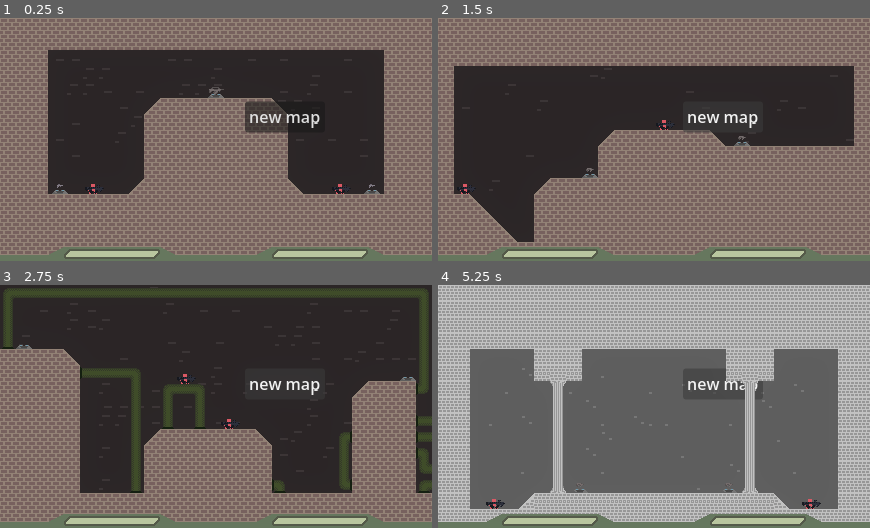
Above: before the commit, frames 1-4 (two rows, left to right).
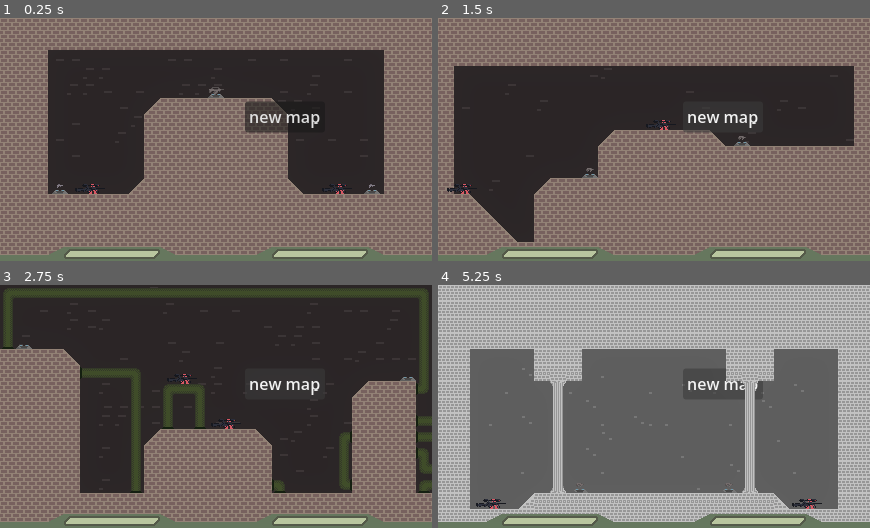
Above: after the commit, the same moments.

Repository: snuggyizme/horse-fishstick
Game: Godot game, scene res://scenes/main.tscn
Same seed, same stepped clock (60 frames per second), same inputs: the game is played once before the commit and once after it. The project has no main scene, so this scene is started directly.
Inputs:
- Up to frame 1 (0.25 s): no input
- Up to frame 2 (1.5 s): click "new map" at 0.5 s; click "new map" at 1.25 s
- Up to frame 3 (2.75 s): click "new map" at 2 s
- Up to frame 4 (5.25 s): tap Enter at 2.75, 4.25 s; tap Space at 3.5, 5 s

The runs differ from the first frame. In frame 1, less than 0.1% of the frame differs, in the area x 19-81%, y 68-73%; in frame 2, 0.1%; in frame 3, less than 0.1%; in frame 4, 0.3%, in the area x 8-89%, y 88-93%.

Commit message:
SCHOOL KNEE SURGERY TMR

Diff:
--- /dev/null
+++ b/guns/m24.tres
@@ -0,0 +1,17 @@
+[gd_resource type="Resource" script_class="GunResource" format=3 uid="uid://cpwubq1ostfeg"]
+
+[ext_resource type="Script" uid="uid://b0c2pvngg4dqi" path="res://scripts/gundata.gd" id="1_otq1n"]
+[ext_resource type="PackedScene" uid="uid://c6388mkk73pcm" path="res://scenes/gun visuals/visual_m24.tscn" id="2_cw0l5"]
+
+[resource]
+script = ExtResource("1_otq1n")
+damage = 99.0
+rateOfFire = 3.0
+rangeLimit = 50000
+recoil = 2.0
+knockback = 1.0
+isHitscan = true
+displayName = "M24"
+visual = ExtResource("2_cw0l5")
+ammo = 1
+metadata/_custom_type_script = "uid://b0c2pvngg4dqi"
--- /dev/null
+++ b/scenes/gun visuals/visual_m24.tscn
@@ -0,0 +1,14 @@
+[gd_scene format=3 uid="uid://c6388mkk73pcm"]
+
+[ext_resource type="Texture2D" uid="uid://cldttxtk7snsw" path="res://assets/sprites/guns/m24.png" id="1_trms4"]
+
+[node name="visual-m24" type="Node2D" unique_id=1754497096]
+position = Vector2(-2.9, 0)
+
+[node name="gun" type="Sprite2D" parent="." unique_id=1206192975]
+texture = ExtResource("1_trms4")
+
+[node name="muzzle" type="Marker2D" parent="." unique_id=1680083788]
+position = Vector2(14, -0.5)
+
+[node name="decals" type="Node2D" parent="." unique_id=636428542]
--- a/scripts/guncontroller.gd
+++ b/scripts/guncontroller.gd
@@ -2,7 +2,7 @@
 
 var fireTime := 0.0
 var burstFireTime := 0.0
-var gun: GunResource = load("res://guns/ar15.tres")
+var gun: GunResource = load("res://guns/m24.tres")
 
 var visual: Node2D
 var muzzle
@@ -34,12 +34,13 @@
 	ammo = gun.ammo
 
 func trace(a, b):
+	print("shot used tracer")
 	var fadeOut
 
 	var tracer = Line2D.new()
 	tracer.antialiased = true
 	tracer.z_index = 2
-	if gun.tracerColour:
+	if gun.overrideTracers:
 		tracer.default_color = Color(gun.tracerColour)
 		fadeOut = Color.html(gun.tracerColourFade + "00")
 	else:
@@ -79,6 +80,8 @@
 	muzzleQuery.collide_with_bodies = true
 	muzzleQuery.exclude = [get_parent()]
 	muzzleQuery.collision_mask = 1
+	print("point collide request (point blank)")
+
 
 	var muzzleResults = spaceState.intersect_point(muzzleQuery)
 	if muzzleResults.size() > 0:
@@ -97,6 +100,7 @@
 	query.collide_with_bodies = true
 	query.exclude = [get_parent()]
 	query.collision_mask = 1
+	print("raycast")
 
 	var result = spaceState.intersect_ray(query)
 
--- a/scripts/gundata.gd
+++ b/scripts/gundata.gd
@@ -1,6 +1,7 @@
 extends Resource
 class_name GunResource
 
+@export_category("General")
 @export var damage: float # only float because of .5s no more complex than that
 @export var rateOfFire: float # seconds between shots
 @export var rangeLimit: int # pixels
@@ -8,20 +9,26 @@
 @export var spread: float # degrees
 @export var tracerColour: String # hex no hashtag
 @export var tracerColourFade: String # hex no hastag
+@export var overrideTracers: bool
 @export var knockback: float # percent
 @export var auto: bool # click spam or hold
 
+@export_category("Hitscan / Projectile")
 @export var isHitscan: bool
 @export var projectileSpeed: int # only if isHitscan=false. pix/sec
 
+@export_category("Visuals")
 @export var displayName: String
 @export var visual: PackedScene
 
+@export_category("Burst Fire")
 @export var isBurst: bool # clump bullets in bursts
 @export var burstSize: int # only if isBursts = true
 @export var burstRate: float # seconds betweeen bursts
 
+@export_category("Ammo")
 @export var ammo: int
 
+@export_category("Shotgun")
 @export var bulletsPerShot: int # shotgun
 @export var doBullertsPerShotWithBurstAmmo: bool # if so, the shotgun will consume the ammo of the burst to fire it. if false, the shotgun will fire bulletsPerShot and take 1 ammo.
Binary file added: assets/sprites/guns/colours.aseprite
Binary file added: assets/sprites/guns/m24.aseprite
Binary file added: assets/sprites/guns/m24.png
Not shown, added: assets/sprites/guns/m24.png.import
Binary file added: assets/sprites/guns/nyx-decal.png
Not shown, added: assets/sprites/guns/nyx-decal.png.import
Binary file added: assets/sprites/guns/nyx.aseprite
Binary file added: assets/sprites/guns/nyx.png
Not shown, added: assets/sprites/guns/nyx.png.import
